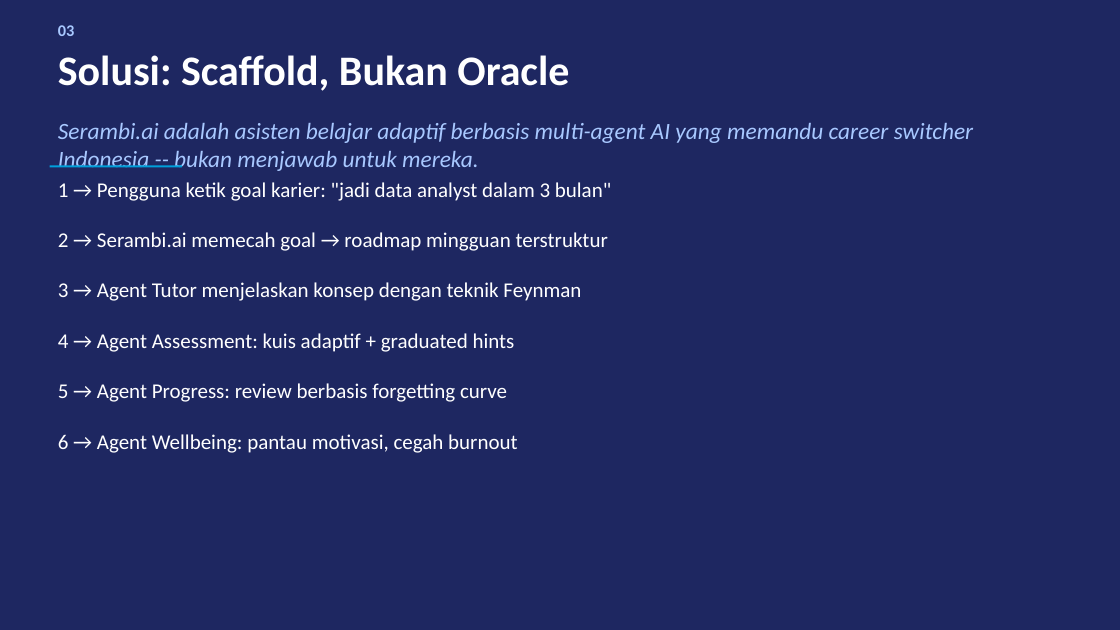
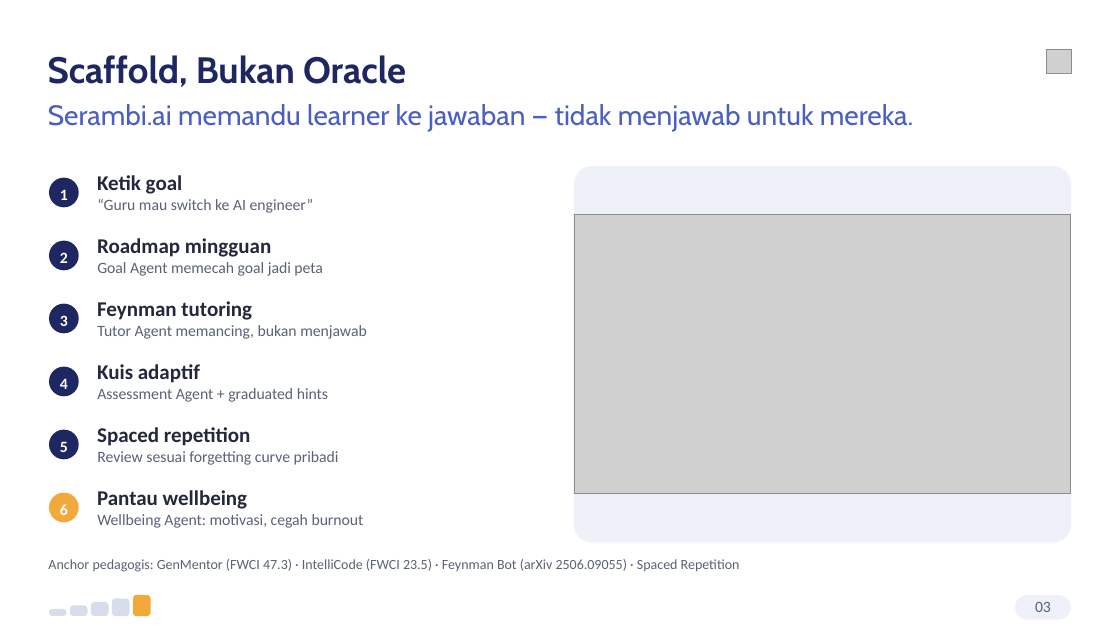
Before and after one commit to mmuchsin/serambi-ai, a slide deck: slide 3 of slides/serambi-pitch-deck.pptx. Drawn at 1120x630 pixels with LibreOffice and Linux fonts; fonts in the diff are those of the drawing; grey boxes stand for pictures. Boxes give left, top, right and bottom in pixels: in the first picture for what was removed or moved away, otherwise in the second. Text is boxed around its words. In the diff, an @@ line names an element or a change of style, - is before the commit and + after.

```diff
--- a/slides/serambi-pitch-deck.pptx
+++ b/slides/serambi-pitch-deck.pptx
@@ background #1E2761 to #FFFFFF @@
@@ text at box(48, 55, 406, 87): text changed; size 36 to 31.5 pt; font Calibri to Cabin; text colour #FFFFFF to #1E2761 @@
-Solusi: Scaffold, Bukan Oracle
+Scaffold, Bukan Oracle
@@ picture added at box(1047, 49, 1071, 73) @@
@@ text at box(48, 104, 913, 131): text changed; size 20 to 24 pt; font Calibri to Cabin; text colour #A8C8FF to #4A5FC1; italic off @@
-Serambi.ai adalah asisten belajar adaptif berbasis multi-agent AI yang memandu career switcher Indonesia -- bukan menjawab untuk mereka.
+Serambi.ai memandu learner ke jawaban — tidak menjawab untuk mereka.
@@ rectangle removed at box(50, 166, 181, 167) @@
@@ rounded rectangle added at box(574, 166, 1071, 543), fill #EEF1F9 @@
@@ text removed at box(58, 182, 611, 452) @@
-1 → Pengguna ketik goal karier: "jadi data analyst dalam 3 bulan"
-2 → Serambi.ai memecah goal → roadmap mingguan terstruktur
-3 → Agent Tutor menjelaskan konsep dengan teknik Feynman
-4 → Agent Assessment: kuis adaptif + graduated hints
-5 → Agent Progress: review berbasis forgetting curve
-6 → Agent Wellbeing: pantau motivasi, cegah burnout
@@ group added at box(49, 175, 314, 213): 3 texts, 1 ellipse @@
+1
+Ketik goal
+“Guru mau switch ke AI engineer”
@@ picture added at box(574, 214, 1070, 493) @@
@@ group added at box(49, 238, 323, 276): 3 texts, 1 ellipse @@
+2
+Roadmap mingguan
+Goal Agent memecah goal jadi peta
@@ group added at box(49, 301, 367, 339): 3 texts, 1 ellipse @@
+3
+Feynman tutoring
+Tutor Agent memancing, bukan menjawab
@@ group added at box(49, 364, 328, 402): 3 texts, 1 ellipse @@
+4
+Kuis adaptif
+Assessment Agent + graduated hints
@@ group added at box(49, 427, 339, 465): 3 texts, 1 ellipse @@
+5
+Spaced repetition
+Review sesuai forgetting curve pribadi
@@ group added at box(49, 490, 364, 528): 3 texts, 1 ellipse @@
+6
+Pantau wellbeing
+Wellbeing Agent: motivasi, cegah burnout
@@ text added at box(48, 559, 740, 572), 12 pt, text #5A6178 @@
+Anchor pedagogis: GenMentor (FWCI 47.3) · IntelliCode (FWCI 23.5) · Feynman Bot (arXiv 2506.09055) · Spaced Repetition
@@ group added at box(49, 595, 1071, 619): 6 rounded rectangles @@
@@ text "03": place and size @@
-text "03" at box(58, 25, 75, 36)
+text "03" at box(1035, 602, 1051, 612)
@@ text "03" at box(1035, 602, 1051, 612): size 14 to 13.5 pt, text colour #A8C8FF to #5A6178, bold off; alignment left to centre @@
```
Also in this commit, not shown: 9 other slides changed, 1 slide added, 1 slide removed, 13 other files.
